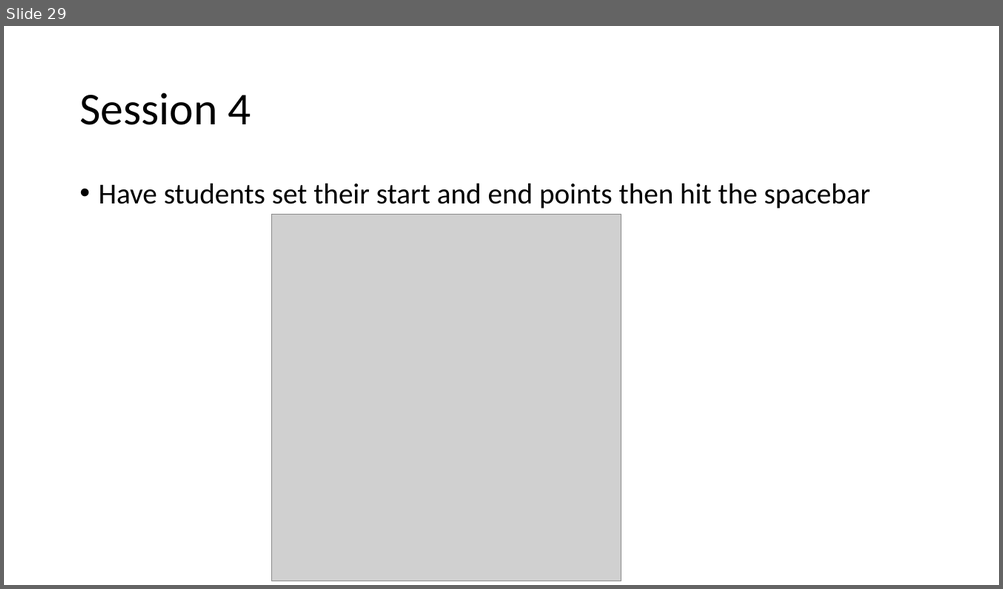
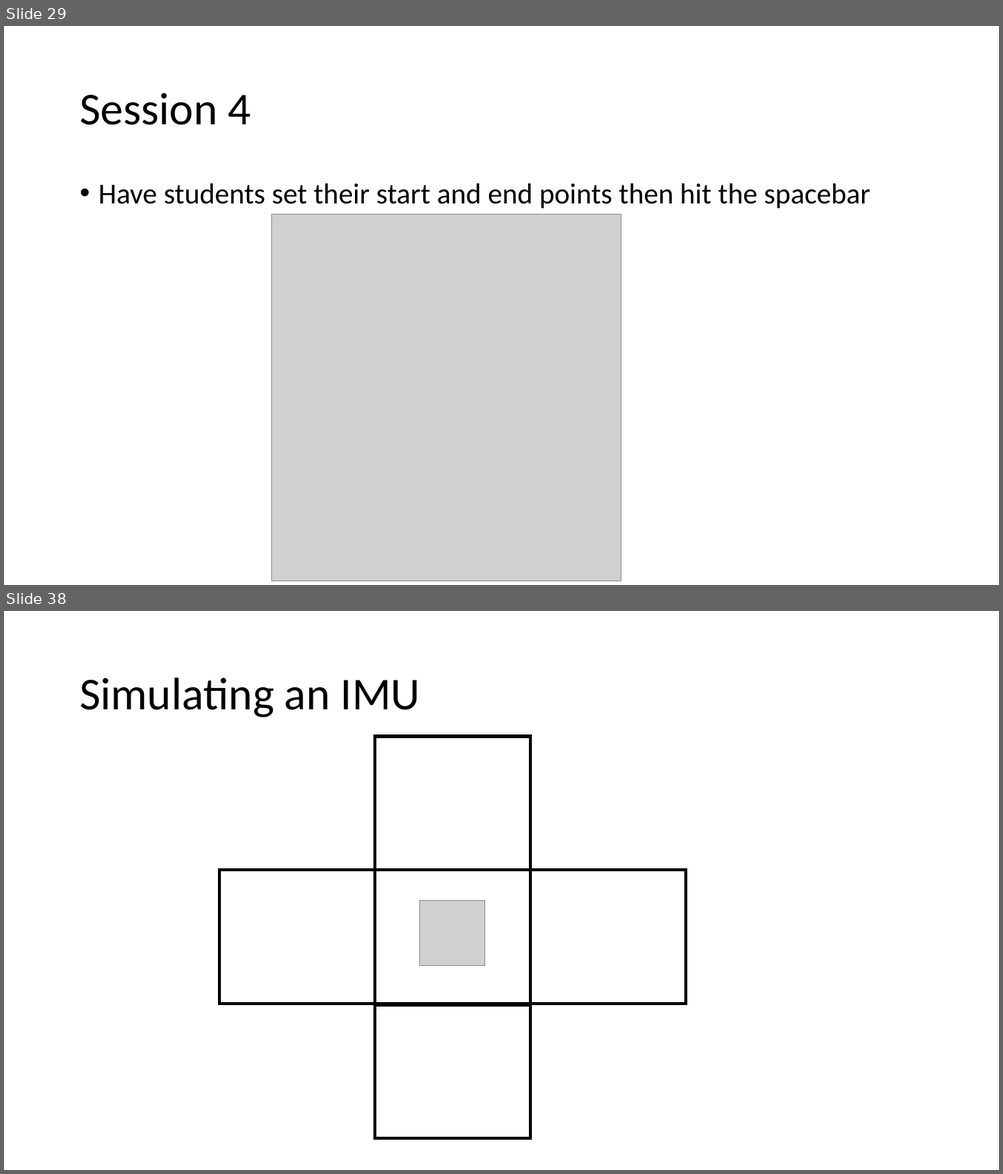
Before and after one commit to SpaceCadetShep0727/BiR-intro-to-AI, a slide deck: BiR Intro to AI Slides/BiR Intro to AI TA Slides.pptx. Shown one above the other, each under a label of ours: slide 29 before the commit, slides 29 and 38 after it; the slides between them are not shown. The pictures are 1003x589 and 1003x1174 pixels, drawn with LibreOffice and Linux fonts; fonts in the diff are those of the drawing; grey boxes stand for pictures. Boxes give left, top, right and bottom in pixels: in the first picture for what was removed or moved away, otherwise in the second. Text is boxed around its words. In the diff, an @@ line names an element or a change of style, - is before the commit and + after.

```diff
--- a/BiR Intro to AI Slides/BiR Intro to AI TA Slides.pptx
+++ b/BiR Intro to AI Slides/BiR Intro to AI TA Slides.pptx
@@ slide 38 added at [4, 611, 999, 1170], background #FFFFFF @@
@@ title added at [79, 678, 421, 718], 44 pt, text #000000 @@
+Simulating an IMU
@@ rectangle added at [375, 736, 530, 870], outline #000000 3 pt @@
@@ rectangle added at [219, 870, 375, 1003], outline #000000 3 pt @@
@@ rectangle added at [375, 870, 530, 1003], outline #000000 3 pt @@
@@ rectangle added at [530, 870, 686, 1003], outline #000000 3 pt @@
@@ picture added at [421, 900, 485, 965] @@
@@ rectangle added at [375, 1005, 530, 1139], outline #000000 3 pt @@
```
Also in this commit, not shown: 9 other slides added.
